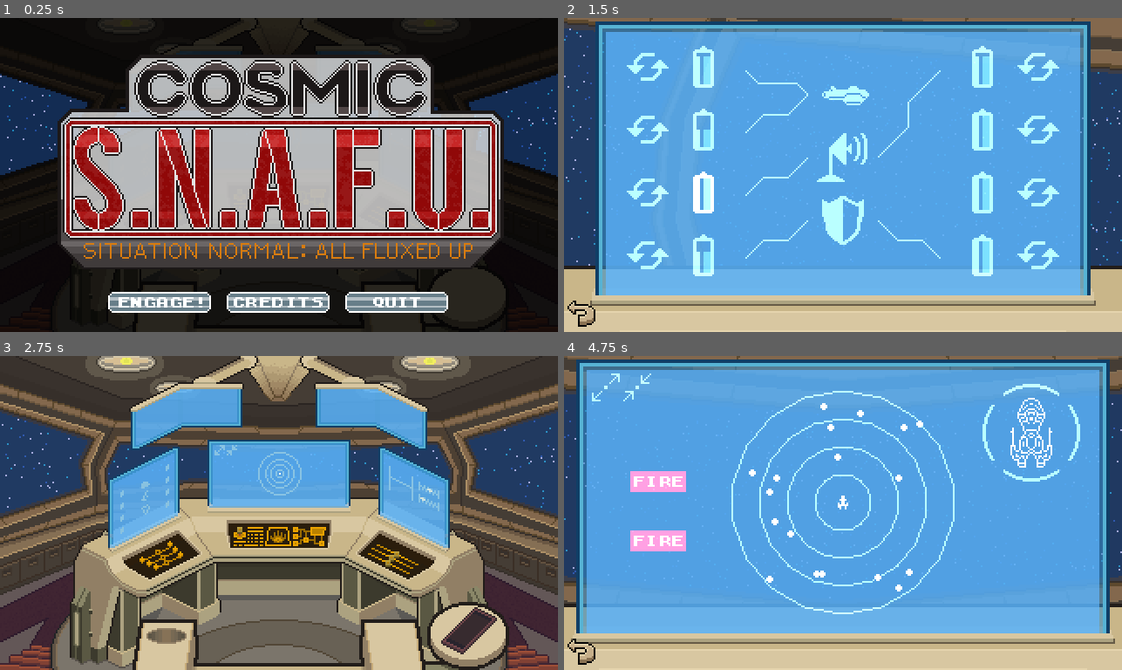
Above: before the commit, frames 1-4 (two rows, left to right).
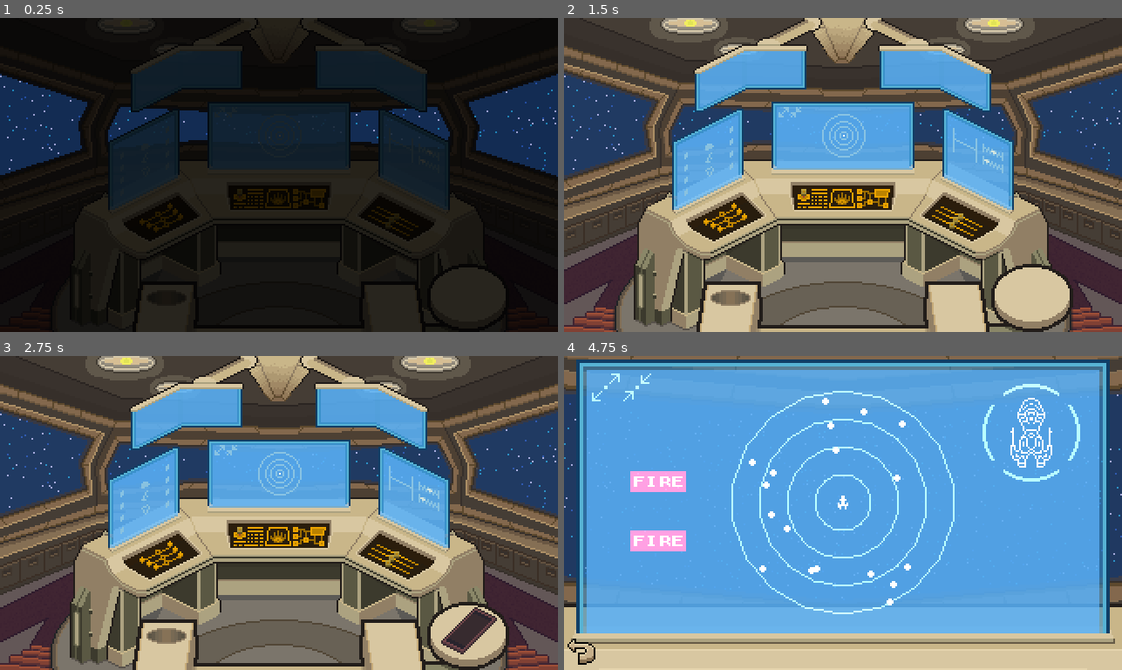
Above: after the commit, the same moments.

Repository: kevinlights/cosmic-s.n.a.f.u
Game: Godot game, scene res://scenes/TitleScreen.tscn
Same seed, same stepped clock (60 frames per second), same inputs: the game is played once before the commit and once after it.
Inputs (mouse positions are in pixels of both pictures, inside the frame that each line leads up to):
- Up to frame 1 (0.25 s): no input
- Up to frame 2 (1.5 s): click (725, 303) at 0.52 s; click (714, 178) at 1.27 s
- Up to frame 3 (2.75 s): click (16, 651) at 2.02 s
- Up to frame 4 (4.75 s): click (714, 516) at 2.75 s; click (580, 651) at 3.5 s; click (843, 497) at 4.25 s

The runs differ from the first frame. In frame 1, 45% of the frame differs, in the area x 10-91%, y 11-94%; in frame 2, 82%, in the area x 0-100%, y 0-100%; in frame 3, 0.3%; in frame 4, 0.8%.

Commit message:
Make title screen fancier

Diff:
--- a/scenes/TitleScreen.gd
+++ b/scenes/TitleScreen.gd
@@ -30,4 +30,8 @@
 	get_tree().quit()
 
 func _ready() -> void:
+	yield(get_tree().create_timer(1.0), "timeout")
+	tween.interpolate_property(logo, "modulate", Color.transparent, Color.white, 1.0)
+	tween.interpolate_property(buttons, "modulate", Color.transparent, Color.white, 1.0)
+	tween.start()
 	MusicManager.play_menu_music()
--- a/scenes/TitleScreen.tscn
+++ b/scenes/TitleScreen.tscn
@@ -1,10 +1,43 @@
-[gd_scene load_steps=15 format=2]
+[gd_scene load_steps=18 format=2]
 
 [ext_resource path="res://sprites/backgrounds/logo.png" type="Texture" id=1]
 [ext_resource path="res://sprites/menu_buttons.png" type="Texture" id=2]
 [ext_resource path="res://scenes/TitleScreen.gd" type="Script" id=3]
 [ext_resource path="res://sprites/backgrounds/cockpit.png" type="Texture" id=4]
 [ext_resource path="res://sprites/backgrounds/starfield.png" type="Texture" id=5]
+[ext_resource path="res://sprites/backgrounds/logo_mask.png" type="Texture" id=7]
+
+[sub_resource type="Shader" id=10]
+code = "shader_type canvas_item;
+
+uniform sampler2D logo_mask;
+
+void fragment() {
+	float literally_the_number_one_point_zero = 1.0f;
+	float slow_time = TIME / 10.0f;
+	vec4 c_logo = texture(TEXTURE, UV);
+	float c_logo_mask = texture(logo_mask, UV).r;
+	float c_logo_offset = texture(logo_mask, UV).g;
+
+	float line1_y = pow(modf(TIME * 0.25, literally_the_number_one_point_zero), 0.5);
+	float line2_y = pow(modf(TIME * 0.20, literally_the_number_one_point_zero), 1.55);
+	float line1_thickness = 0.1 + (sin(TIME * 2.0) * 0.05);
+	float line2_thickness = 0.025 + (sin(TIME * 1.0) * 0.025);
+
+	COLOR.rgba = c_logo;
+	if (abs(UV.y + c_logo_offset - line1_y) < line1_thickness && c_logo_mask > 0.5f) {
+		COLOR.rgb += vec3(0.1, 0.1, 0.1);
+	}
+	else if (abs(UV.y + c_logo_offset - line2_y) < line2_thickness && c_logo_mask > 0.5f) {
+		COLOR.rgb += vec3(0.1, 0.1, 0.1);
+	}
+
+}"
+custom_defines = ""
+
+[sub_resource type="ShaderMaterial" id=11]
+shader = SubResource( 10 )
+shader_param/logo_mask = ExtResource( 7 )
 
 [sub_resource type="AtlasTexture" id=1]
 atlas = ExtResource( 2 )
@@ -70,14 +103,19 @@
 }
 
 [node name="Logo" type="TextureRect" parent="."]
-margin_right = 320.0
-margin_bottom = 192.0
+modulate = Color( 1, 1, 1, 0 )
+material = SubResource( 11 )
+margin_left = 20.0
+margin_top = 10.0
+margin_right = 300.0
+margin_bottom = 150.0
 texture = ExtResource( 1 )
 __meta__ = {
 "_edit_use_anchors_": false
 }
 
 [node name="Buttons" type="HBoxContainer" parent="."]
+modulate = Color( 1, 1, 1, 0 )
 anchor_right = 1.0
 anchor_bottom = 1.0
 margin_top = 155.0
Binary file added: loading.png
Binary file changed: sprites/backgrounds/logo.png
Binary file added: sprites/backgrounds/logo_mask.png
Not shown, added: sprites/backgrounds/logo_mask.png.import
